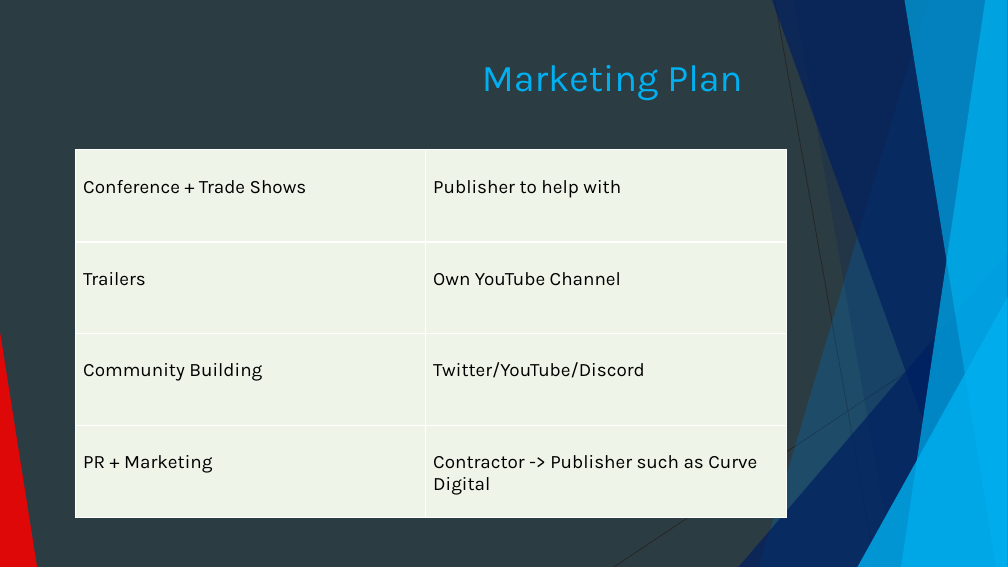
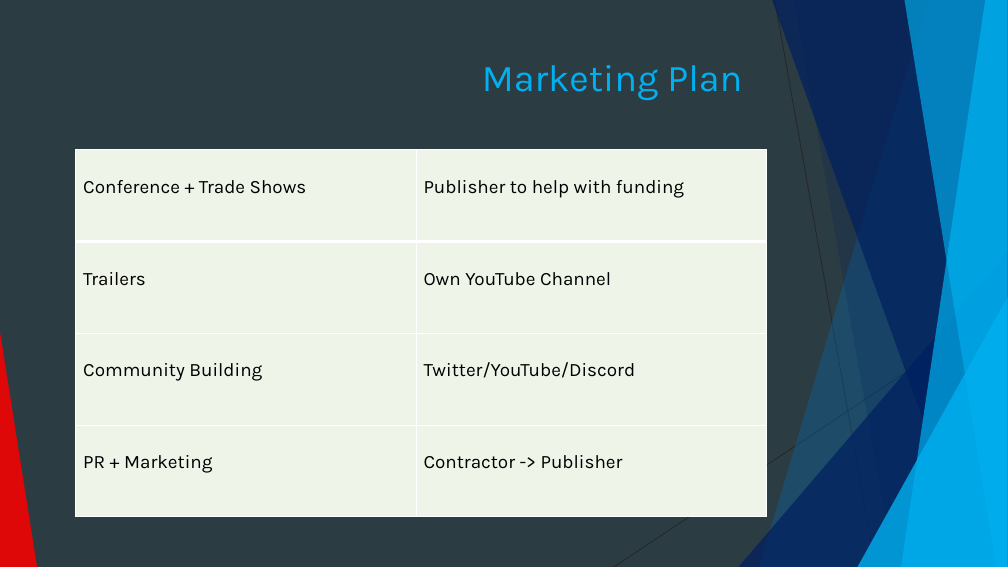
Before and after one commit to Pilokio/Tranzfuser, a slide deck: slide 8 of Virtual Pitch Presentation/Pitch.pptx. Drawn at 1008x567 pixels with LibreOffice and Linux fonts; fonts in the diff are those of the drawing. Boxes give left, top, right and bottom in pixels: in the first picture for what was removed or moved away, otherwise in the second. Text is boxed around its words. In the diff, an @@ line names an element or a change of style, - is before the commit and + after.

```diff
--- a/Virtual Pitch Presentation/Pitch.pptx
+++ b/Virtual Pitch Presentation/Pitch.pptx
@@ table at <box>76,150,767,516</box> @@
-row 1, column 2: Publisher to help with
+row 1, column 2: Publisher to help with funding
-row 4, column 2: Contractor -> Publisher such as Curve Digital
+row 4, column 2: Contractor -> Publisher
@@ table: place and size @@
-table at <box>76,150,786,517</box>
+table at <box>76,150,767,516</box>
```
Also in this commit, not shown: 7 other slides changed, 1 slide added, 1 slide removed, 8 other files.
